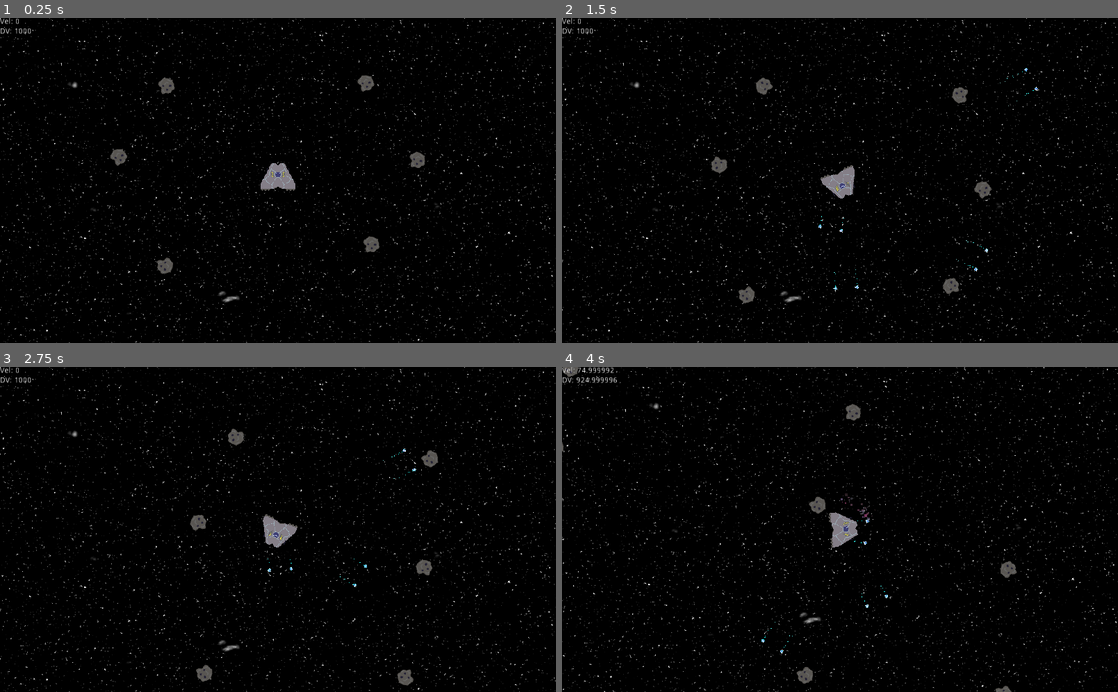
Above: before the commit, frames 1-4 (two rows, left to right).
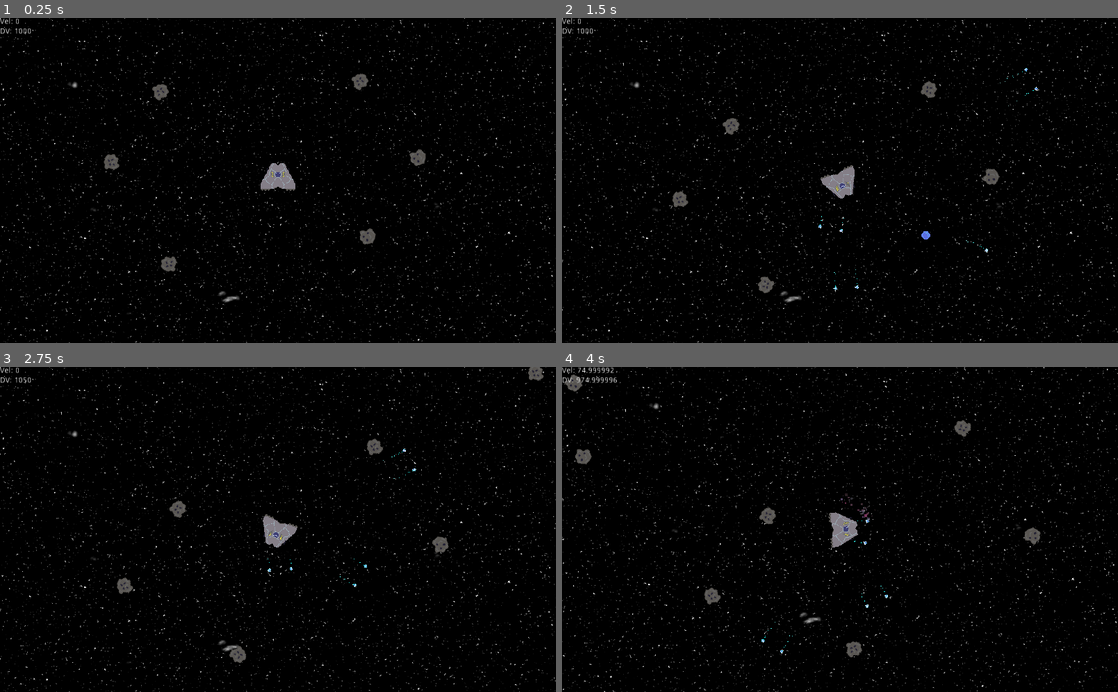
Above: after the commit, the same moments.

Repository: Scimon/godot-experiments
Game: Godot game, scene res://Game.tscn
Two runs of this game, one before a commit and one after it. Both use one fixed random seed, a clock stepped at 60 frames per second and the inputs below.
Inputs:
- Up to frame 1 (0.25 s): no input
- Up to frame 2 (1.5 s): hold D (turn_right) 0.53-1.28 s; hold Space (shoot) 0.53-1.28 s; hold A (turn_left) from 1.28 s (still down); tap Space (shoot) at 1.35 s
- Up to frame 3 (2.75 s): release A (turn_left) at 2.03 s; hold D (turn_right) from 2.03 s (still down); hold Space (shoot) from 2.03 s (still down)
- Up to frame 4 (4 s): release D (turn_right) at 2.78 s; release Space (shoot) at 2.78 s; hold W (accelerate) 2.78-3.53 s; tap Space (shoot) at 2.85 s; hold A (turn_left) from 3.53 s (still down); hold Space (shoot) from 3.53 s (still down)

The runs differ from the first frame. In frame 1, 0.7% of the frame differs, in the area x 18-77%, y 17-79%; in frame 2, 1.2%; in frame 3, 1.3%; in frame 4, 1.3%, in the area x 0-100%, y 0-100%.

Commit message:
Multiple Asteroids.

Diff:
--- a/Spaceship/Asteroid.gd
+++ b/Spaceship/Asteroid.gd
@@ -5,9 +5,12 @@
 onready var shipVelocity = get_node("/root/ShipVelocity")
 onready var Fuel = preload("res://Fuel.tscn")
 
+onready var sprites = [ preload("res://Asteroids/32x32/ast-chunk-01.png"), preload("res://Asteroids/32x32/ast-chunk-02.png") ]
+
 # Called when the node enters the scene tree for the first time.
 func _ready():
 	randomize()
+	$Sprite.texture = sprites[ floor( rand_range( 0, len(sprites) ) ) ]
 	velocity = Vector2(randf(), randf()).normalized() * ( 4 * ( randi() % 20  ) )
 	rotation_speed = .1 - (randf() * .2)
 
--- a/Spaceship/Asteroid.tscn
+++ b/Spaceship/Asteroid.tscn
@@ -1,7 +1,6 @@
-[gd_scene load_steps=4 format=2]
+[gd_scene load_steps=3 format=2]
 
 [ext_resource path="res://Asteroid.gd" type="Script" id=1]
-[ext_resource path="res://ast-chunk-01.png" type="Texture" id=2]
 
 [sub_resource type="CircleShape2D" id=1]
 radius = 14.8171
@@ -11,8 +10,6 @@
 script = ExtResource( 1 )
 
 [node name="Sprite" type="Sprite" parent="."]
-texture = ExtResource( 2 )
 
 [node name="CollisionShape2D" type="CollisionShape2D" parent="."]
-position = Vector2( 0, 1.33633 )
 shape = SubResource( 1 )
Renamed: Spaceship/ast-chunk-01.png -> Spaceship/Asteroids/32x32/ast-chunk-01.png
Not shown, changed: Spaceship/Asteroids/32x32/ast-chunk-01.png.import
Binary file added: Spaceship/Asteroids/32x32/ast-chunk-02.png
Not shown, added: Spaceship/Asteroids/32x32/ast-chunk-02.png.import
Not shown, added: ast-chunk-02.png
